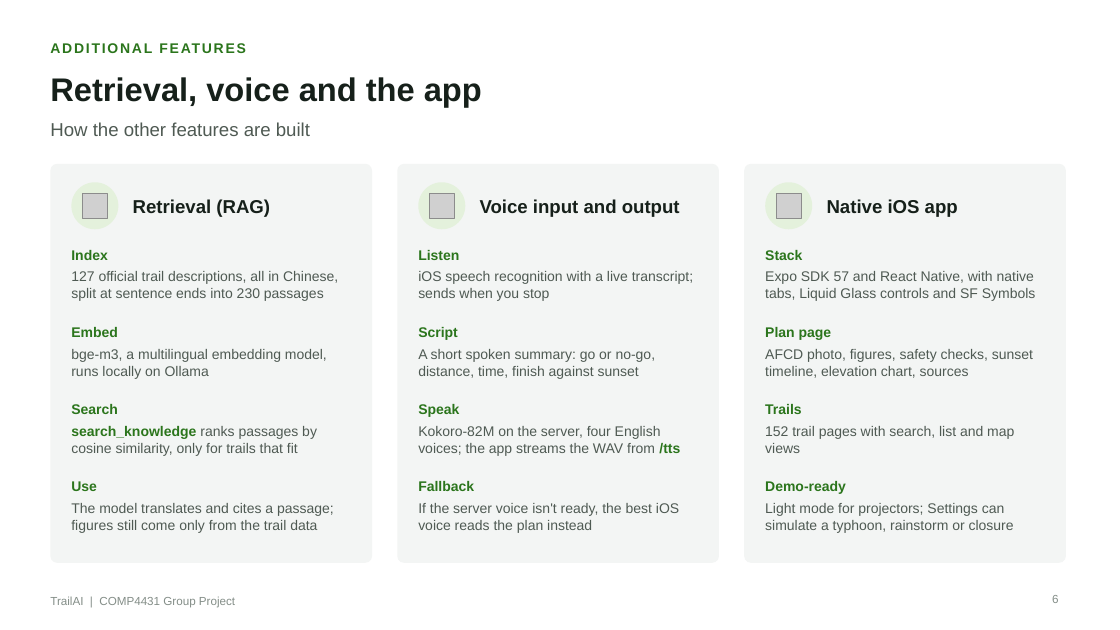
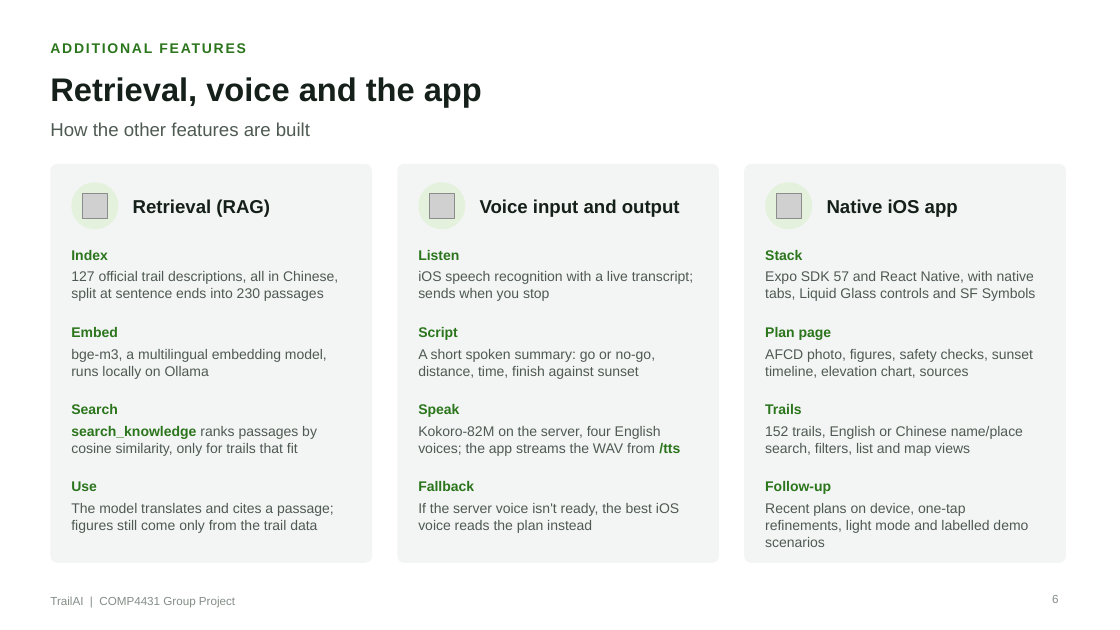
Before and after one commit to HaochenFa/COMP4431-AI, a slide deck: slide 6 of presentation/TrailAI.pptx. Drawn at 1120x630 pixels with LibreOffice and Linux fonts; fonts in the diff are those of the drawing; grey boxes stand for pictures. Boxes give left, top, right and bottom in pixels: in the first picture for what was removed or moved away, otherwise in the second. Text is boxed around its words. In the diff, an @@ line names an element or a change of style, - is before the commit and + after.

Commit message:
Update TrailAI presentation and add revised feature-focused deck

```diff
--- a/presentation/TrailAI.pptx
+++ b/presentation/TrailAI.pptx
@@ text at (x1=765, y1=426, x2=1023, y2=456): text changed @@
-152 trail pages with search, list and map views
+152 trails, English or Chinese name/place search, filters, list and map views
@@ text at (x1=765, y1=481, x2=831, y2=494): text changed @@
-Demo-ready
+Follow-up
@@ text at (x1=765, y1=503, x2=1028, y2=547): text changed @@
-Light mode for projectors; Settings can simulate a typhoon, rainstorm or closure
+Recent plans on device, one-tap refinements, light mode and labelled demo scenarios
```
Also in this commit, not shown: 10 other slides changed, 1 slide added, 6 other files.
